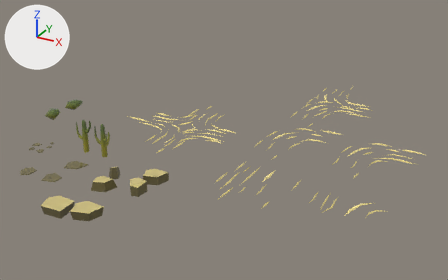
The FBX model Assets/Prefabs/Enviroment Props/Environment Props.fbx: old version first, new version second.
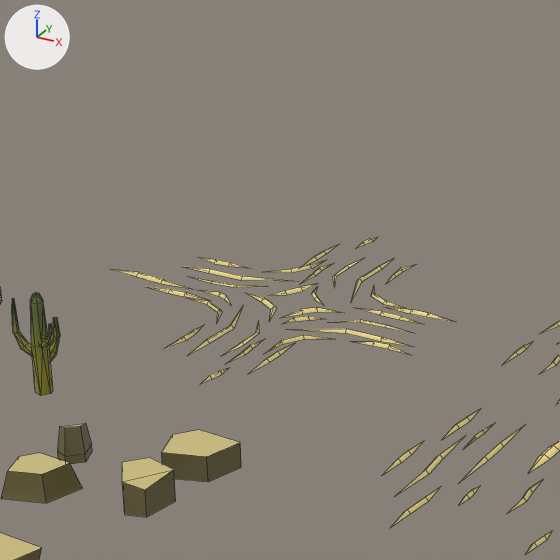
Each version is shown whole from a camera (50 mm lens) standing at (28.8, -54.6, 31.7) and looking at (-5.7, 8.2, 0.3), then close up on the part from 20% to 61% of the width and 10% to 75% of the height. Lighting does not change. The marker at upper left points along +X, +Y and +Z. The close-ups show mesh edges as thin lines. Where no turn or scale is listed for an object, it has been applied to the vertices.

The scene before the commit, as lines of its bpy script (objects in view):
```python
me_cactus_02_001 = bpy.data.meshes.new('Cactus 02.001')
me_cactus_02_001.from_pydata(...)  # 80 vertices, 126 faces; spans x -1.28..0.78, y -0.35..1.15, z 0.0..4.12
me_cactus_02_001.materials.append(mat_material)  # picture img_environment_texture_png
me_dust_01 = bpy.data.meshes.new('Dust 01')
me_dust_01.from_pydata(...)  # 48 vertices, 36 faces; spans x -1.43..1.51, y -5.32..4.59, z -0.02..0.14
me_dust_01.materials.append(mat_material)  # picture img_environment_texture_png
me_rock_01 = bpy.data.meshes.new('Rock 01')
me_rock_01.from_pydata(...)  # 10 vertices, 6 faces; spans x -1.47..1.0, y -1.0..1.13, z 0.0..1.0
me_rock_01.materials.append(mat_material)  # picture img_environment_texture_png
ob_cactus_02 = bpy.data.objects.new('Cactus 02', me_cactus_02_001)
ob_cactus_02.location = (-16.25, -2.34, 0.0)
ob_dust_01 = bpy.data.objects.new('Dust 01', me_dust_01)
ob_dust_01.location = (0.0, 0.0, 0.0)
ob_rock_01 = bpy.data.objects.new('Rock 01', me_rock_01)
ob_rock_01.location = (-7.0, -5.0, 0.0)
# also in view: 'Rock 03' at (-11.2, -8.9, 0.5); 'Dust 02' at (4.4, -0.3, 0.1); 'Rock 02' at (-11.8, -6.1, 0.7); 'Rock 04' at (-7.5, -7.9, 0.6); 'Rock 09' at (-8.9, -14.5, 0.5)
```
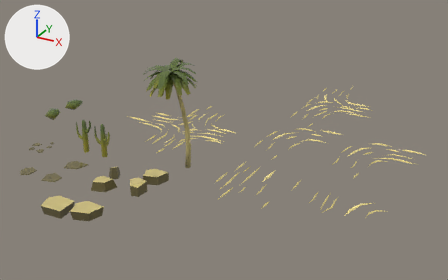
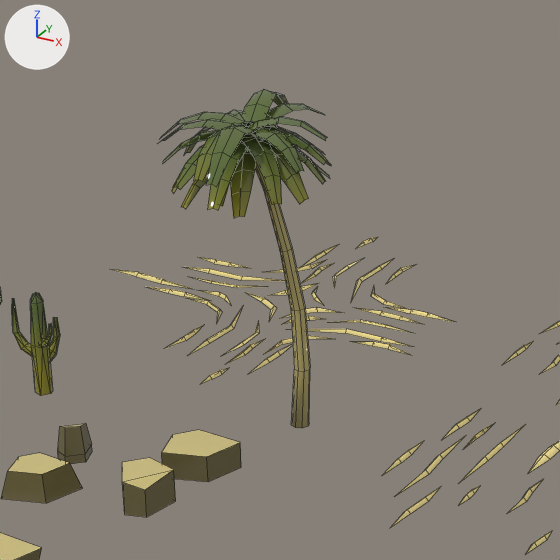
Pixel boxes [x1, y1, x2, y2] of what changed, in the close-ups (560 x 560 px):
'Coconut Tree', added: after [160, 89, 332, 428]

Edits to the bpy script that builds the scene:
```text
Add me_coconut_tree:
    me_coconut_tree.from_pydata(...)  # 512 vertices, 274 faces; spans x -5.34..2.17, y -4.96..3.41, z 0.0..12.5
    me_coconut_tree.materials.append(mat_material)  # picture img_environment_texture_png
Add ob_coconut_tree:
    ob_coconut_tree = bpy.data.objects.new('Coconut Tree', me_coconut_tree)
    ob_coconut_tree.location = (-6.0, 0.0, 0.0)
```
